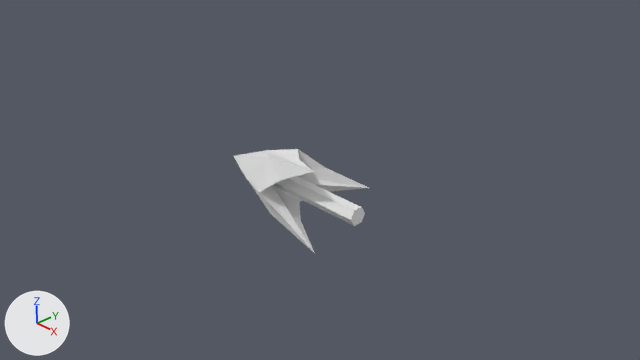
The Blender file assets/hook.blend as it was, and as the next commit left it.
One viewpoint serves both versions: the file's camera 'Camera'. The axes (+X, +Y, +Z) are drawn at lower left. The lights are the same throughout.
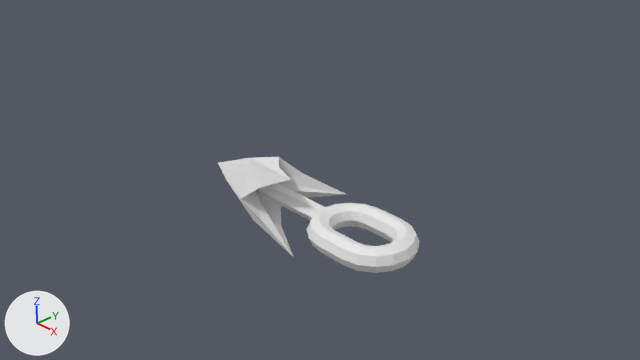
Commit message: add a single chain link to the hook model

Boxes [x1, y1, x2, y2] around the edits, measured in the pictures (640 x 360 px):
'Cone', mesh moved: before [234, 149, 369, 253]; after [218, 157, 346, 256]
'Torus.002', added: after [306, 203, 420, 273]

The change, as a diff of the scene's bpy script:
```diff
--- a/assets/hook.blend.py
+++ b/assets/hook.blend.py
@@ me_cone @@
 me_cone.from_pydata(...)  # 31 vertices, 25 faces, 1 loose edge; spans x -1.71..1.31, y -0.56..0.8, z -1.41..-0.02
 # used by ob_cone; location = (0.0, 0.0, 1.0)
+# me_cone part 1: the whole mesh is moved by (-0.5, 0.0, -0.3)
@@ me_torus_002 @@
+me_torus_002.from_pydata(...)  # 144 vertices, 144 faces; spans x -0.4..0.4, y 0.6..4.38, z -1.4..1.4
@@ ob_torus_002 @@
+ob_torus_002 = bpy.data.objects.new('Torus.002', me_torus_002)
+ob_torus_002.location = (0.22, 0.0, 0.0)
+ob_torus_002.rotation_euler = (1.571, 1.571, 0.0)  # degrees (90, 90, 0)
+ob_torus_002.scale = (0.476, 0.476, 0.476)
+_m = ob_torus_002.modifiers.new('Boolean', 'BOOLEAN')
+_m.operation = 'UNION'
+_m.solver = 'FLOAT'
```
